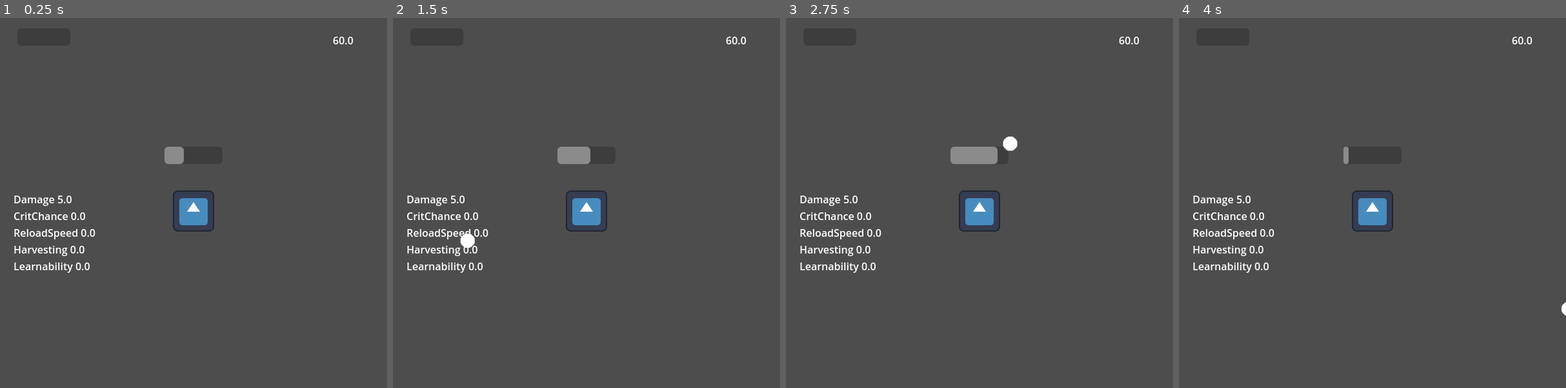
Above: before the commit, frames 1-4 (left to right).
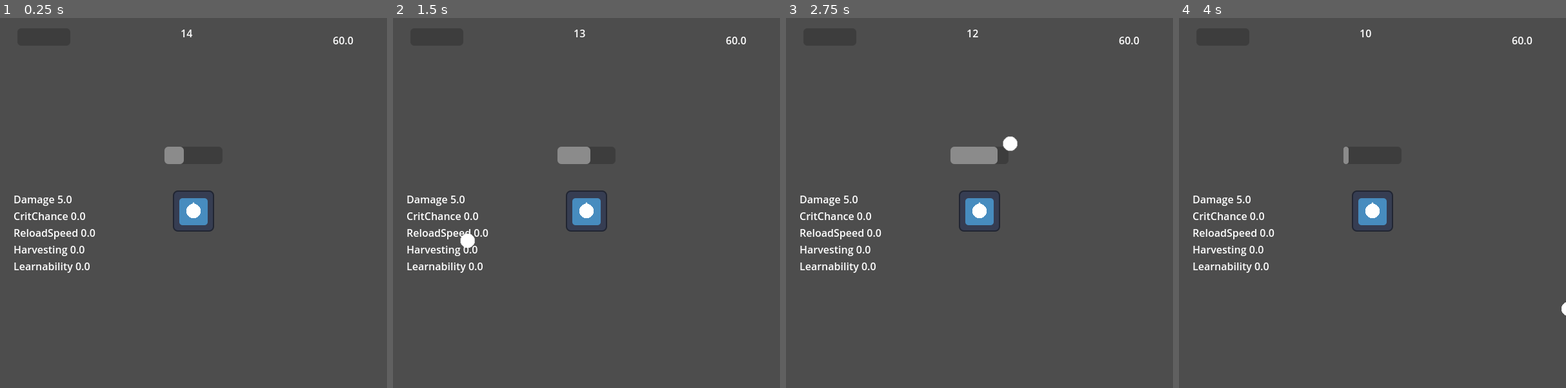
Above: after the commit, the same moments.

Repository: Iviv122/spacefortress
Game: Godot game, scene res://scenes/game.tscn
Same seed, same stepped clock (60 frames per second), same inputs: the game is played once before the commit and once after it. The engine's default icon, where the game draws it, is replaced by a stand-in: a white triangle on a blue panel in a dark square.
Inputs (mouse positions are in pixels of both pictures, inside the frame that each line leads up to):
- Up to frame 1 (0.25 s): no input
- Up to frame 2 (1.5 s): tap Enter at 0.5 s; move the mouse to (671, 191) at 0.52 s; move the mouse to (509, 228) at 1.27 s
- Up to frame 3 (2.75 s): move the mouse to (1018, 125) at 2.02 s
- Up to frame 4 (4 s): move the mouse to (1353, 288) at 2.77 s; move the mouse to (1488, 269) at 3.52 s

The runs differ from the first frame. In frame 1, 0.1% of the frame differs, in the area x 46-52%, y 3-55%; in frame 2, 0.1%; in frame 3, 0.1%; in frame 4, 0.1%.

Commit message:
Level up menu

Diff:
--- a/objects/gameplay/game_play_entrypoint.gd
+++ b/objects/gameplay/game_play_entrypoint.gd
@@ -5,9 +5,18 @@
 @export var player : PackedScene
 @export var duration : float
 
+var cur_time : float
+
+signal time_updated(left : float)
+
 func _ready():
     add_child(spawner.instantiate())
     add_child(player.instantiate())
+    cur_time = duration
 
-    await  get_tree().create_timer(duration).timeout
-    get_tree().call_group("stage_end","on_stage_end")
+func _process(delta):
+    cur_time-=delta
+    time_updated.emit(cur_time)
+    if cur_time <= 0:
+        get_tree().call_group("stage_end","on_stage_end")
+        cur_time = duration
--- a/objects/gameplay/player/bullet.gd
+++ b/objects/gameplay/player/bullet.gd
@@ -19,7 +19,8 @@
     queue_free()
 
 func die(_a):
-    death()
+    if _a is Enemy:
+        death()
 
 func SetDir(d : Vector2) -> void:
     dir = d*Speed
--- /dev/null
+++ b/objects/gameplay/player/items/inventory.gd
@@ -0,0 +1,2 @@
+class_name Inventory
+var items : Array[Item]
--- a/objects/gameplay/player/items/item.gd
+++ b/objects/gameplay/player/items/item.gd
@@ -1 +1,2 @@
-extends Node
+extends Resource
+class_name Item
--- a/objects/gameplay/player/player.gd
+++ b/objects/gameplay/player/player.gd
@@ -4,14 +4,15 @@
 
 @export var stats : PlayerStats
 @export var expirience : PlayerExpirience
+var inventory : Inventory = Inventory.new()
 
 func _on_enemy_death():
-    expirience._on_enemy_death()
-    # inventory ig
+	expirience._on_enemy_death()
+	# inventory ig
 
 func init() ->void:
-    stats.init()
+	stats.init()
 
 func _ready():
-    init()
-    add_to_group("enemy_death")
+	init()
+	add_to_group("enemy_death")
--- a/objects/gameplay/player/stats/player_expirience.gd
+++ b/objects/gameplay/player/stats/player_expirience.gd
@@ -6,6 +6,7 @@
 var Exp : float = 0
 var ExpToNextLevel : float = 9
 var Level : int = 0
+var SkillPoints : int = 0
 
 signal levelup
 signal gained(amount : float,ToLevelUp : float)
@@ -23,6 +24,7 @@
 func level_up():
     ExpToNextLevel += (Level+3)*(Level*3)
     Level+=1
+    SkillPoints +=1
     Exp = 0
     levelup.emit()
     gained.emit(Exp,ExpToNextLevel)
--- /dev/null
+++ b/objects/shopping/level_up.gd
@@ -0,0 +1,5 @@
+extends Button
+class_name ButtonLevelUpChoice
+
+func _pressed() -> void:
+    get_tree().call_group("next_shopping_step","next_step")
--- a/objects/shopping/shopping_entry_point.gd
+++ b/objects/shopping/shopping_entry_point.gd
@@ -1,2 +1,23 @@
 extends Node2D
 class_name ShoppingEntryPoint
+
+@export var lvlUp: PackedScene
+@export var shopping: PackedScene
+
+func _ready():
+	add_to_group("next_shopping_step")
+	next_step()
+
+func next_step():
+	for i in get_children():
+		i.queue_free()
+
+	if PlayerStatsInstance.expirience.SkillPoints > 0:
+		print("Level UP")
+		var lvl = lvlUp.instantiate()
+		add_child(lvl)
+		PlayerStatsInstance.expirience.SkillPoints -= 1
+		return ;
+
+	var shop = shopping.instantiate()
+	add_child(shop)
--- /dev/null
+++ b/objects/ui/wave_time_left.gd
@@ -0,0 +1,10 @@
+extends Label
+class_name WaveTimeLeft
+
+@export var t : GamePlayEntryPoint
+
+func _ready():
+    t.time_updated.connect(update)
+
+func update(a : float):
+    text = str(int(a))
--- /dev/null
+++ b/prefabs/level_up.tscn
@@ -0,0 +1,51 @@
+[gd_scene load_steps=2 format=3 uid="uid://lxalexo5gkqc"]
+
+[ext_resource type="Script" uid="uid://df232w1qx3ssr" path="res://objects/shopping/level_up.gd" id="1_pm1ok"]
+
+[node name="LevelUp" type="CanvasLayer"]
+
+[node name="Panel" type="Panel" parent="."]
+anchors_preset = 15
+anchor_right = 1.0
+anchor_bottom = 1.0
+grow_horizontal = 2
+grow_vertical = 2
+size_flags_horizontal = 6
+size_flags_vertical = 6
+
+[node name="HBoxContainer" type="HBoxContainer" parent="Panel"]
+z_index = 1
+layout_mode = 1
+anchors_preset = 8
+anchor_left = 0.5
+anchor_top = 0.5
+anchor_right = 0.5
+anchor_bottom = 0.5
+offset_left = -219.5
+offset_top = -15.5
+offset_right = 219.5
+offset_bottom = 15.5
+grow_horizontal = 2
+grow_vertical = 2
+size_flags_horizontal = 3
+size_flags_vertical = 3
+theme_override_constants/separation = 60
+alignment = 1
+
+[node name="Button" type="Button" parent="Panel/HBoxContainer"]
+layout_mode = 2
+text = "Damage Up"
+script = ExtResource("1_pm1ok")
+metadata/_custom_type_script = "uid://df232w1qx3ssr"
+
+[node name="Button2" type="Button" parent="Panel/HBoxContainer"]
+layout_mode = 2
+text = "Health Up"
+script = ExtResource("1_pm1ok")
+metadata/_custom_type_script = "uid://df232w1qx3ssr"
+
+[node name="Button3" type="Button" parent="Panel/HBoxContainer"]
+layout_mode = 2
+text = "Attack Speed Up"
+script = ExtResource("1_pm1ok")
+metadata/_custom_type_script = "uid://df232w1qx3ssr"
--- a/prefabs/player.tscn
+++ b/prefabs/player.tscn
@@ -17,6 +17,7 @@
 
 [sub_resource type="Resource" id="Resource_ht1c8"]
 script = ExtResource("4_1txc5")
+ExpPerKill = 7.0
 metadata/_custom_type_script = "uid://b7wjll12w36ab"
 
 [node name="Player" type="Node"]
--- /dev/null
+++ b/prefabs/shopping_menu.tscn
@@ -0,0 +1,39 @@
+[gd_scene load_steps=2 format=3 uid="uid://8rw73ithuuwt"]
+
+[ext_resource type="Script" uid="uid://ctv4ktt76y8ie" path="res://objects/shopping/shopping_exit.gd" id="1_sui07"]
+
+[node name="ShoopingMenu" type="CanvasLayer"]
+
+[node name="Panel" type="Panel" parent="."]
+anchors_preset = 15
+anchor_right = 1.0
+anchor_bottom = 1.0
+grow_horizontal = 2
+grow_vertical = 2
+size_flags_horizontal = 6
+size_flags_vertical = 6
+
+[node name="HBoxContainer" type="HBoxContainer" parent="Panel"]
+z_index = 1
+layout_mode = 1
+anchors_preset = 8
+anchor_left = 0.5
+anchor_top = 0.5
+anchor_right = 0.5
+anchor_bottom = 0.5
+offset_left = -219.5
+offset_top = -15.5
+offset_right = 219.5
+offset_bottom = 15.5
+grow_horizontal = 2
+grow_vertical = 2
+size_flags_horizontal = 3
+size_flags_vertical = 3
+theme_override_constants/separation = 60
+alignment = 1
+
+[node name="ExitButton" type="Button" parent="Panel/HBoxContainer"]
+layout_mode = 2
+text = "Continue"
+script = ExtResource("1_sui07")
+metadata/_custom_type_script = "uid://ctv4ktt76y8ie"
--- a/project.godot
+++ b/project.godot
@@ -34,6 +34,8 @@
 
 enemy_death=""
 stage_end=""
+game_over=""
+next_shopping_step=""
 
 [input]
 
--- a/scenes/gameplay.tscn
+++ b/scenes/gameplay.tscn
@@ -6,6 +6,7 @@
 [ext_resource type="PackedScene" uid="uid://dfh0nudgl6j6c" path="res://prefabs/spawner.tscn" id="2_ocj2s"]
 [ext_resource type="PackedScene" uid="uid://c74yyn60hkwom" path="res://prefabs/main_player_tower.tscn" id="3_din8e"]
 [ext_resource type="Script" uid="uid://cs3v487omy35j" path="res://objects/ui/xp_progression.gd" id="3_ocj2s"]
+[ext_resource type="Script" uid="uid://d4ml58s2d4g8i" path="res://objects/ui/wave_time_left.gd" id="4_4bh5q"]
 
 [node name="Gameplay" type="Node2D"]
 script = ExtResource("1_ct7aa")
@@ -16,6 +17,15 @@
 
 [node name="InGameUI" type="CanvasLayer" parent="."]
 follow_viewport_enabled = true
+
+[node name="FPSMeter2" type="Label" parent="InGameUI" node_paths=PackedStringArray("t")]
+offset_left = -20.0
+offset_top = -288.0
+offset_right = 20.0
+offset_bottom = -265.0
+script = ExtResource("4_4bh5q")
+t = NodePath("../..")
+metadata/_custom_type_script = "uid://d4ml58s2d4g8i"
 
 [node name="FPSMeter" type="Label" parent="InGameUI"]
 offset_left = 216.0
--- a/scenes/shopping.tscn
+++ b/scenes/shopping.tscn
@@ -1,15 +1,11 @@
-[gd_scene load_steps=2 format=3 uid="uid://lrws15liq52a"]
+[gd_scene load_steps=4 format=3 uid="uid://lrws15liq52a"]
 
-[ext_resource type="Script" uid="uid://ctv4ktt76y8ie" path="res://objects/shopping/shopping_exit.gd" id="1_nf42t"]
+[ext_resource type="Script" uid="uid://c4uio76sxi6es" path="res://objects/shopping/shopping_entry_point.gd" id="1_mcgqr"]
+[ext_resource type="PackedScene" uid="uid://lxalexo5gkqc" path="res://prefabs/level_up.tscn" id="2_mcgqr"]
+[ext_resource type="PackedScene" uid="uid://8rw73ithuuwt" path="res://prefabs/shopping_menu.tscn" id="3_ei0cu"]
 
-[node name="Node2D" type="Node2D"]
-
-[node name="ShopUI" type="CanvasLayer" parent="."]
-follow_viewport_enabled = true
-
-[node name="Button" type="Button" parent="ShopUI"]
-offset_right = 79.0
-offset_bottom = 31.0
-text = "Continue"
-script = ExtResource("1_nf42t")
-metadata/_custom_type_script = "uid://ctv4ktt76y8ie"
+[node name="shopping" type="Node2D"]
+script = ExtResource("1_mcgqr")
+lvlUp = ExtResource("2_mcgqr")
+shopping = ExtResource("3_ei0cu")
+metadata/_custom_type_script = "uid://c4uio76sxi6es"
Not shown, added: objects/gameplay/player/items/inventory.gd.uid
Not shown, added: objects/shopping/level_up.gd.uid
Not shown, added: objects/ui/wave_time_left.gd.uid
Not shown: 1 places in scenes/gameplay.tscn that only renumber resources
